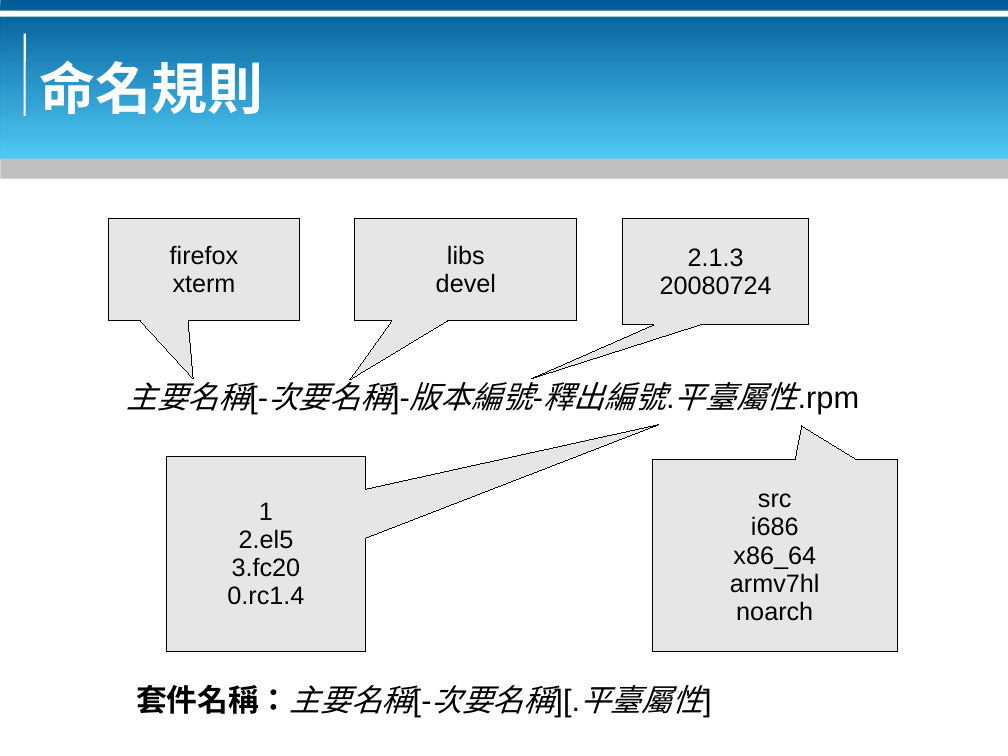
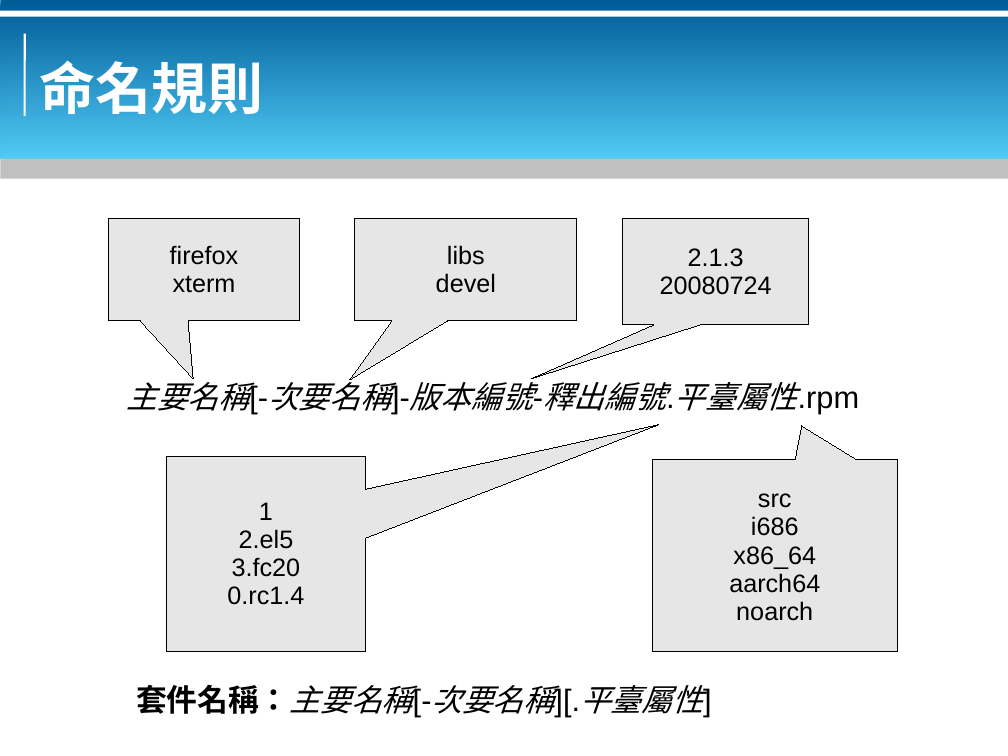
Before and after one commit to bluebat/.presentations, a slide deck: slide 5 of rpm-packaging.odp. Drawn at 1008x756 pixels with LibreOffice and Linux fonts; fonts in the diff are those of the drawing; background and template pictures are left out. Boxes give left, top, right and bottom in pixels: in the first picture for what was removed or moved away, otherwise in the second. Text is boxed around its words. In the diff, an @@ line names an element or a change of style, - is before the commit and + after.

```diff
--- a/rpm-packaging.odp
+++ b/rpm-packaging.odp
@@ text in speech box at (x1=729, y1=573, x2=820, y2=593): text changed @@
-armv7hl
+aarch64
```
Also in this commit, not shown: 3 other slides changed, 1 other file.
